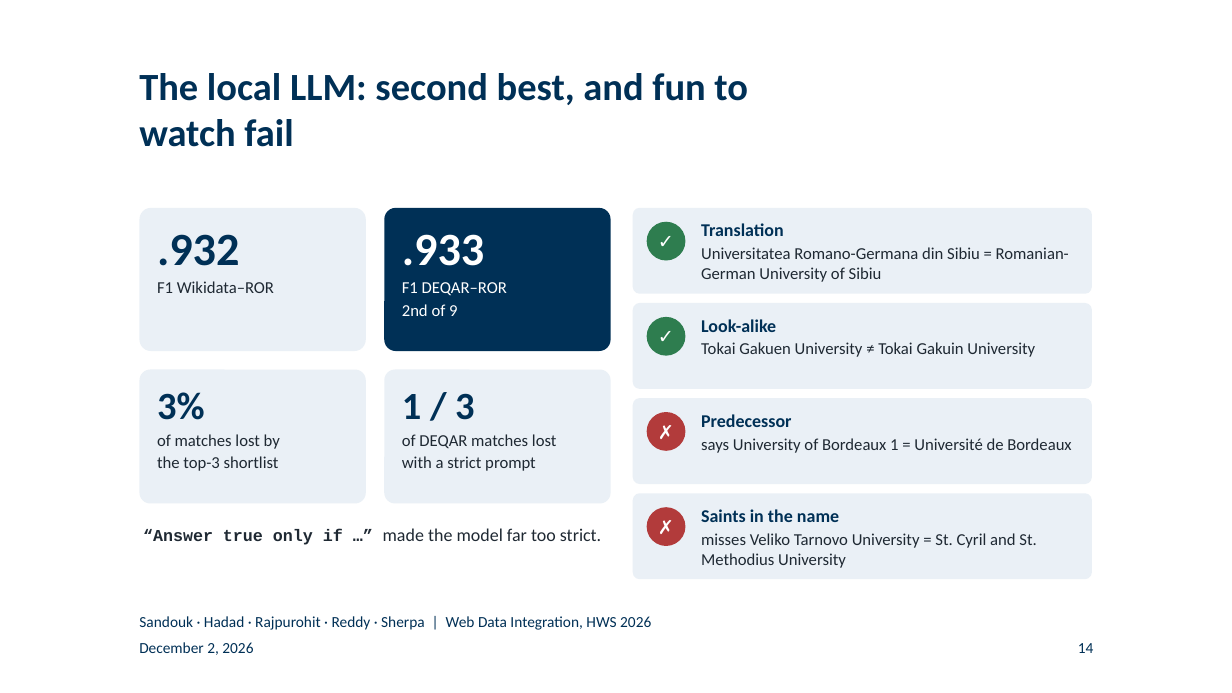
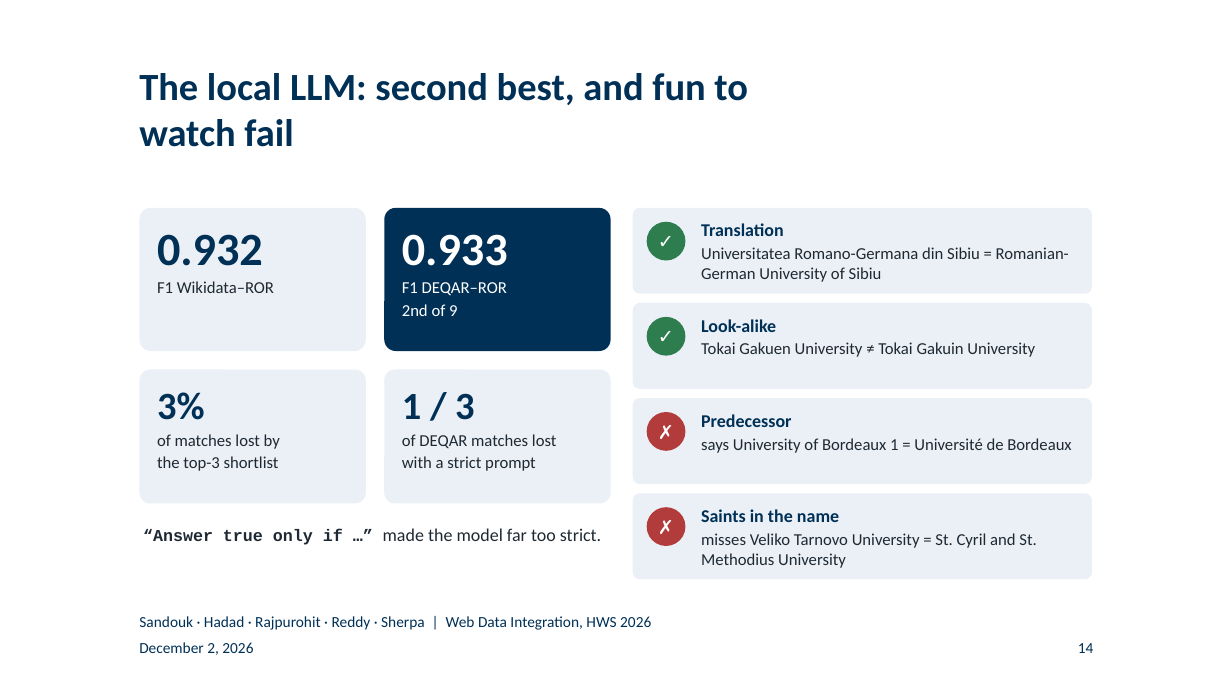
Before and after one commit to BlackSamuron0305/Web-Data-Integration-Project-HWS2026, a slide deck: slide 14 of submission/final-presentation/final_presentation.pptx. Drawn at 1232x693 pixels with LibreOffice and Linux fonts; fonts in the diff are those of the drawing; background and template pictures are left out. Boxes give left, top, right and bottom in pixels: in the first picture for what was removed or moved away, otherwise in the second. Text is boxed around its words. In the diff, an @@ line names an element or a change of style, - is before the commit and + after.

```diff
--- a/submission/final-presentation/final_presentation.pptx
+++ b/submission/final-presentation/final_presentation.pptx
@@ text at box(157, 234, 263, 266): text changed @@
-.932
+0.932
@@ text at box(402, 234, 508, 266): text changed @@
-.933
+0.933
```
Also in this commit, not shown: 8 other slides changed, 3 other files.
